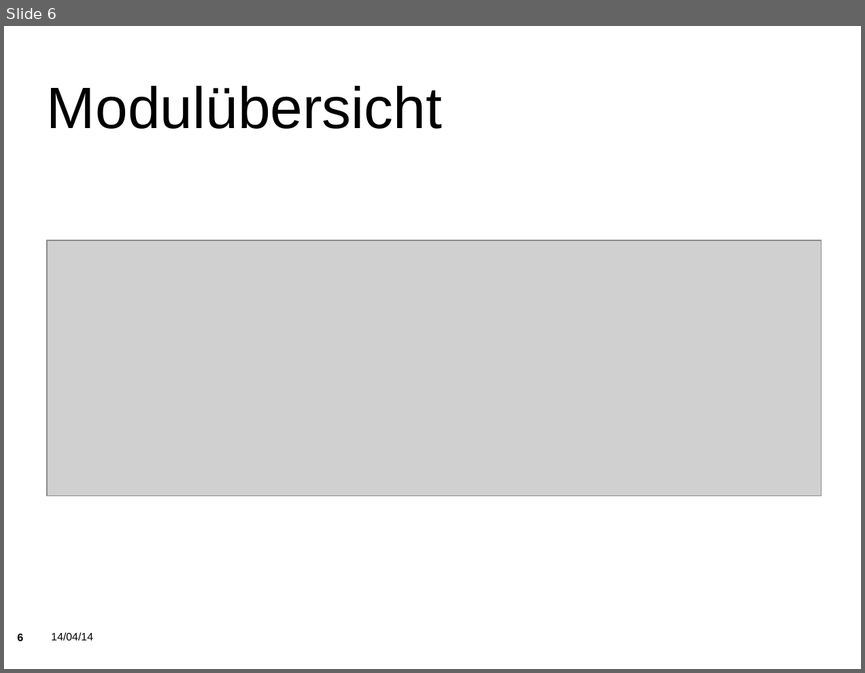
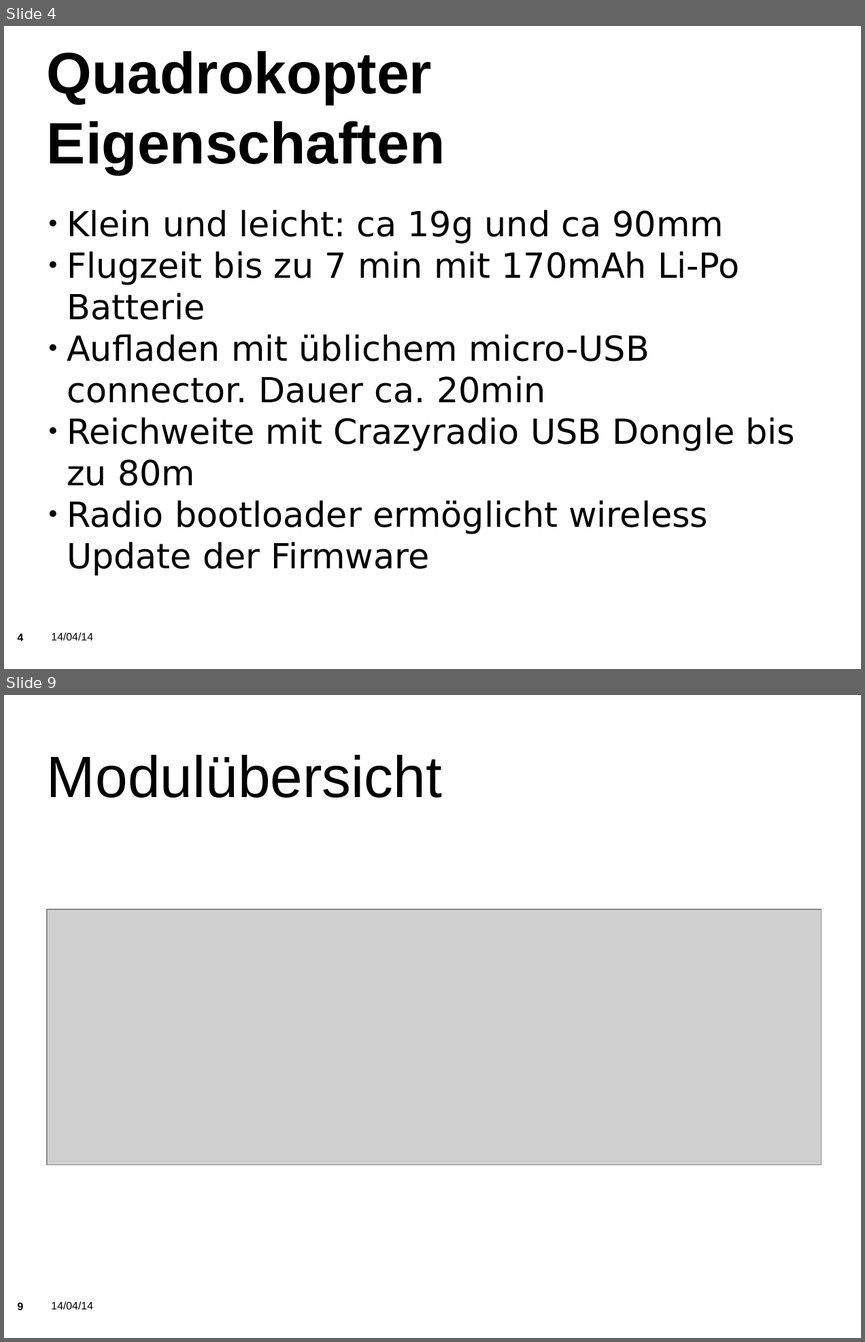
Before and after one commit to KITrokopter/Presentation, a slide deck: PresentationInTotal v0.1.odp. Shown one above the other, each under a label of ours: slide 6 before the commit, slides 4 and 9 after it; the slides between them are not shown. The pictures are 865x673 and 865x1342 pixels, drawn with LibreOffice and Linux fonts; fonts in the diff are those of the drawing; grey boxes stand for pictures; background and template pictures are left out. Boxes give left, top, right and bottom in pixels: in the first picture for what was removed or moved away, otherwise in the second. Text is boxed around its words. In the diff, an @@ line names an element or a change of style, - is before the commit and + after.

```diff
--- a/PresentationInTotal v0.1.odp
+++ b/PresentationInTotal v0.1.odp
@@ slide 4 added at [4,26,861,669], background picture (left out); not listed: 2 template elements that a slide beside it also shows @@
@@ title added at [47,51,445,174], 54 pt, text #000000, bold @@
+Quadrokopter Eigenschaften
@@ text added at [67,210,796,575], 32 pt, text #000000 @@
+● Klein und leicht: ca 19g und ca 90mm
+● Flugzeit bis zu 7 min mit 170mAh Li-Po Batterie
+● Aufladen mit üblichem micro-USB connector. Dauer ca. 20min
+● Reichweite mit Crazyradio USB Dongle bis zu 80m
+● Radio bootloader ermöglicht wireless Update der Firmware
@@ what was slide 6 is now slide 9 @@
@@ page number at [18,1302,24,1310]: text changed @@
-6
+9
```
Also in this commit, not shown: 7 slides changed, 3 other slides added.
